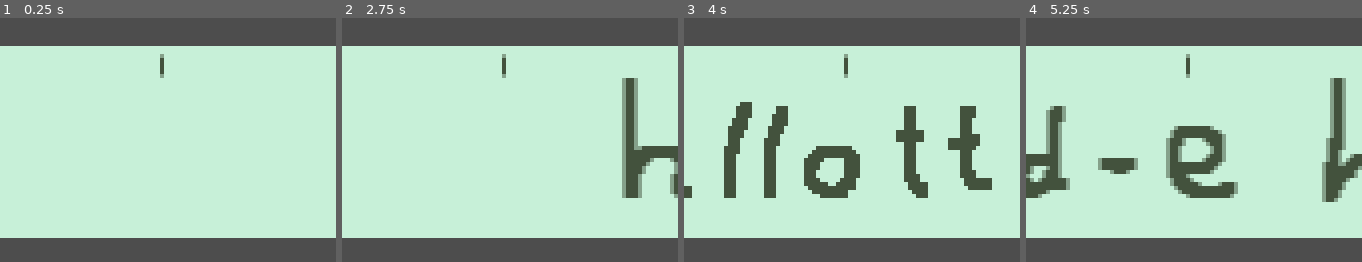
Above: before the commit, frames 1-4 (left to right).
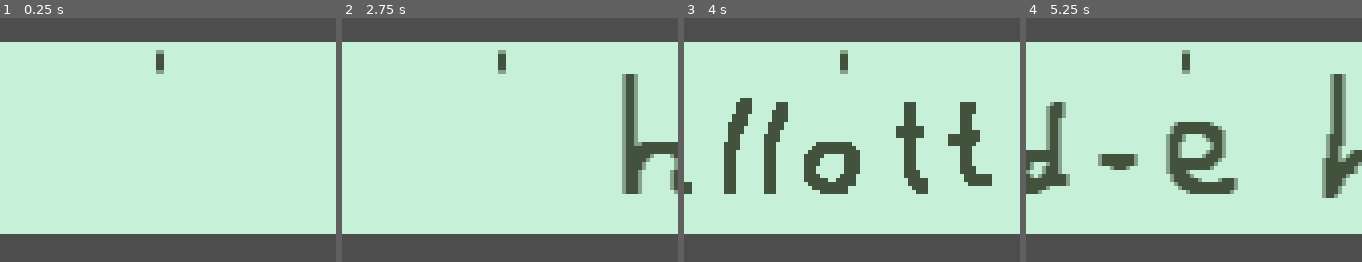
Above: after the commit, the same moments.

Repository: TakacsArtur/CinoRitmo
Game: Godot game, scene res://01/01_01.tscn
Same seed, same stepped clock (60 frames per second), same inputs: the game is played once before the commit and once after it.
Inputs:
- Up to frame 1 (0.25 s): no input
- Up to frame 2 (2.75 s): tap Enter at 0.5, 2 s; tap Space at 1.25 s
- Up to frame 3 (4 s): no input
- Up to frame 4 (5.25 s): no input

The runs differ from the first frame. In frame 1, 3.5% of the frame differs, in the area x 0-100%, y 9-91%; in frame 2, 4.3%; in frame 3, 5.8%; in frame 4, 7.3%.

Commit message:
Placed collision on beatmarker

Diff:
--- a/cinoritmo/01/01_01.tscn
+++ b/cinoritmo/01/01_01.tscn
@@ -21,6 +21,9 @@
 "name": &"default",
 "speed": 5.0
 }]
+
+[sub_resource type="RectangleShape2D" id="RectangleShape2D_tknu1"]
+size = Vector2(2.5, 38)
 
 [node name="Node2D" type="Node2D"]
 
@@ -48,13 +51,18 @@
 texture = ExtResource("5_v23ih")
 
 [node name="Camera2D" type="Camera2D" parent="CharacterBody2D"]
-position = Vector2(-191, 17)
+position = Vector2(-191, 18)
 
 [node name="AnimatedSprite2D" type="AnimatedSprite2D" parent="CharacterBody2D"]
-position = Vector2(-192.25, -1)
-scale = Vector2(1.50002, 1.25)
+position = Vector2(-192.75, -1)
+scale = Vector2(2.49996, 1.25)
 sprite_frames = SubResource("SpriteFrames_xh6vn")
-frame_progress = 0.320846
+frame_progress = 0.681389
+
+[node name="CollisionShape2D" type="CollisionShape2D" parent="CharacterBody2D"]
+position = Vector2(-192.75, 23)
+shape = SubResource("RectangleShape2D_tknu1")
+debug_color = Color(0.630455, 0.529542, 0, 0.42)
 
 [node name="Note4" type="Sprite2D" parent="."]
 position = Vector2(-148, 44)
Not shown: 1 places in cinoritmo/01/01_01.tscn that only renumber resources
